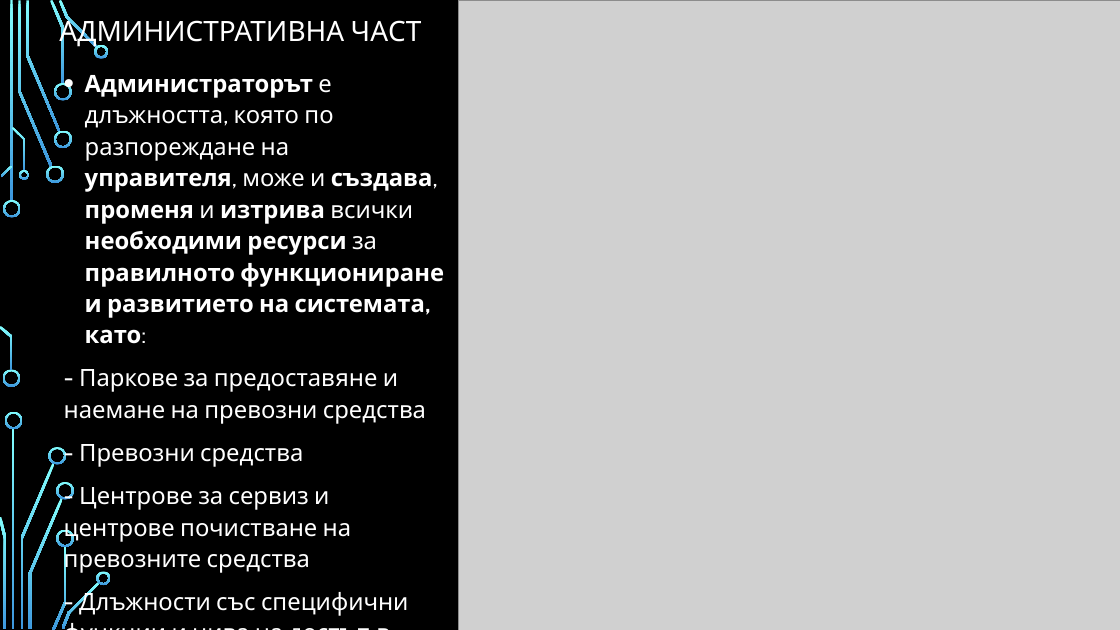
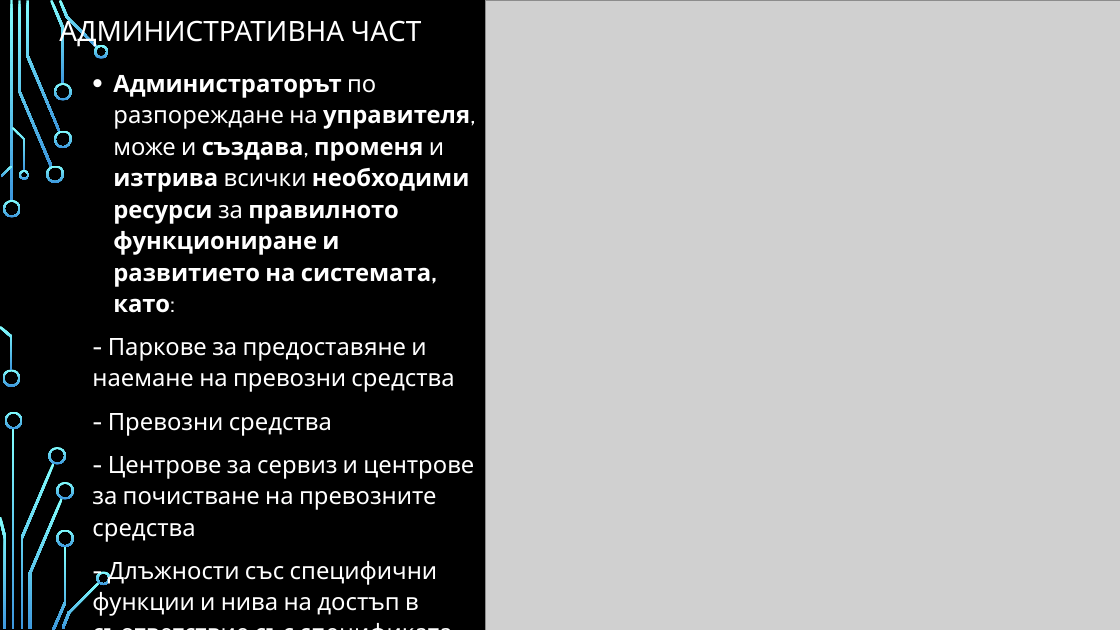
Before and after one commit to Jorjo77/MunicipalityMobilitySystem, a slide deck: slide 7 of MunicipalityMobilitySystemDocs/Short Mobility System.pptx. Drawn at 1120x630 pixels with LibreOffice and Linux fonts; fonts in the diff are those of the drawing; grey boxes stand for pictures; background and template pictures are left out. Boxes give left, top, right and bottom in pixels: in the first picture for what was removed or moved away, otherwise in the second. Text is boxed around its words. In the diff, an @@ line names an element or a change of style, - is before the commit and + after.

```diff
--- a/MunicipalityMobilitySystemDocs/Short Mobility System.pptx
+++ b/MunicipalityMobilitySystemDocs/Short Mobility System.pptx
@@ picture: place and size @@
-picture at <box>459,0,1120,630</box>
+picture at <box>486,0,1120,630</box>
@@ text "Администраторът по разпореждане на управителя, ...": place and size @@
-text "Администраторът по разпореждане на управителя, ..." at <box>64,75,444,616</box>
+text "Администраторът по разпореждане на управителя, ..." at <box>92,75,475,616</box>
@@ text at <box>113,75,475,313</box>: text changed @@
-• Администраторът е длъжността, която по разпореждане на управителя, може и създава, променя и изтрива всички необходими ресурси за правилното функциониране и развитието на системата, като:
+• Администраторът по разпореждане на управителя, може и създава, променя и изтрива всички необходими ресурси за правилното функциониране и развитието на системата, като:
@@ text at <box>92,456,474,542</box>: text changed @@
-- Центрове за сервиз и центрове почистване на превозните средства
+- Центрове за сервиз и центрове за почистване на превозните средства
```
Also in this commit, not shown: 4 other slides changed, 5 other files.
